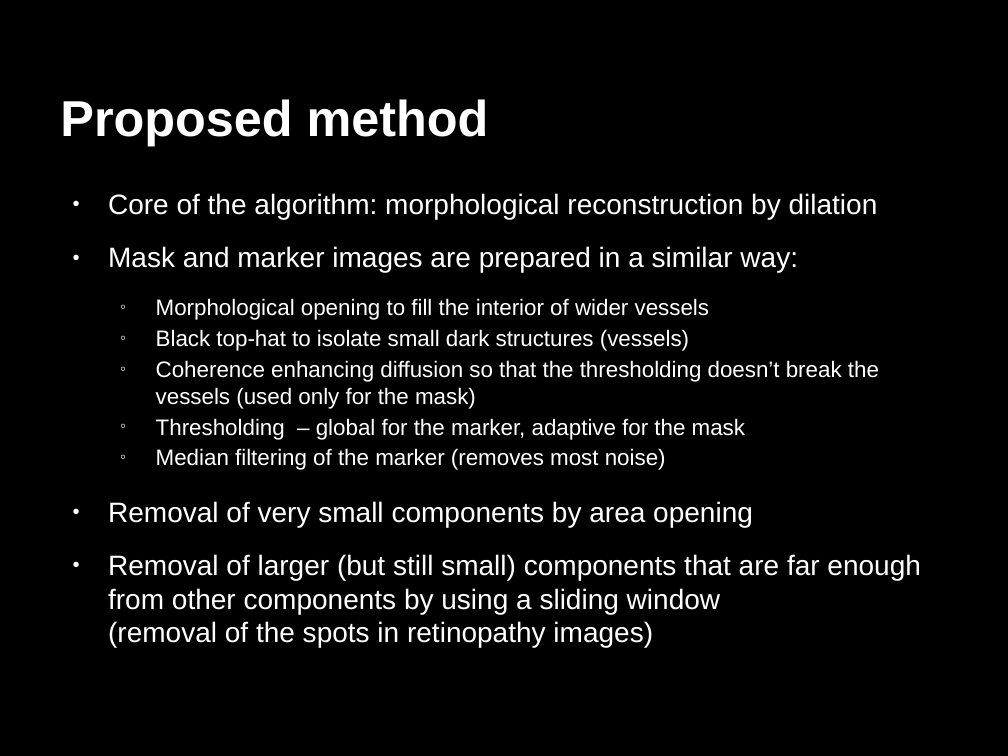
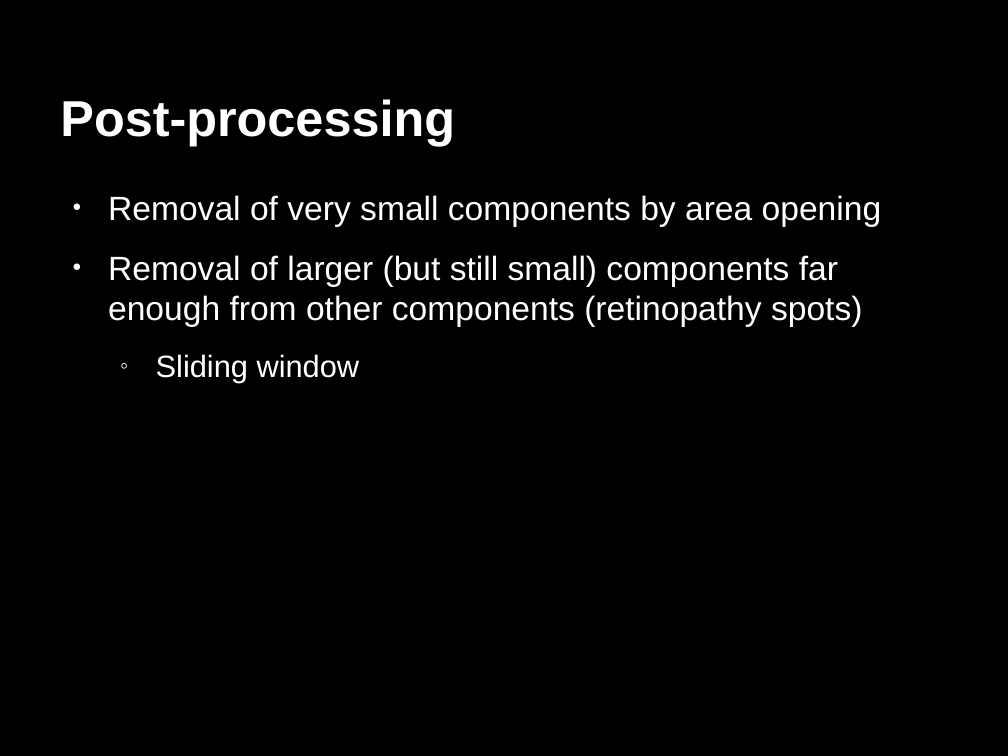
Before and after one commit to mutual-ai/vessel-segmentation-ssip2012, a slide deck: slide 10 of presentation/Vessel_presentation.odp (slide 9 before the commit). Drawn at 1008x756 pixels with LibreOffice and Linux fonts; fonts in the diff are those of the drawing. Boxes give left, top, right and bottom in pixels: in the first picture for what was removed or moved away, otherwise in the second. Text is boxed around its words. In the diff, an @@ line names an element or a change of style, - is before the commit and + after.

```diff
--- a/presentation/Vessel_presentation.odp
+++ b/presentation/Vessel_presentation.odp
@@ title at (60,99,455,145): text changed @@
-Proposed method
+Post-processing
@@ text at (108,193,879,470): paragraphs removed @@
-● Core of the algorithm: morphological reconstruction by dilation
-● Mask and marker images are prepared in a similar way:
-  ◦ Morphological opening to fill the interior of wider vessels
-  ◦ Black top-hat to isolate small dark structures (vessels)
-  ◦ Coherence enhancing diffusion so that the thresholding doesn’t break the vessels (used only for the mask)
-  ◦ Thresholding – global for the marker, adaptive for the mask
-  ◦ Median filtering of the marker (removes most noise)
@@ text at (108,195,882,227): size 20 to 24 pt in "Removal of very small components by area ..."; less space between paragraphs @@
@@ text at (108,255,862,383): text changed; size 20 to 24 pt @@
-● Removal of larger (but still small) components that are far enough from other components by using a sliding window
-  (removal of the spots in retinopathy images)
+● Removal of larger (but still small) components far enough from other components (retinopathy spots)
+  ◦ Sliding window
```
Also in this commit, not shown: 11 other slides changed, 3 slides added, 3 slides removed, 1 other file.
